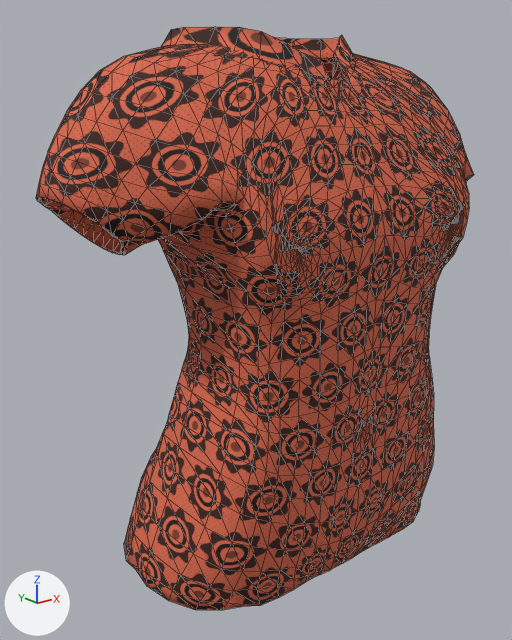
Before and after pictures for a commit that changed the glTF model client/public/assets/characters/prototype/parts/top_ankara_female.glb.
Before and after are seen from a camera (50 mm lens) standing at (-0.523, -0.631, 1.347) and looking at (-0.026, -0.01, 1.098). Arrows for +X, +Y and +Z are at lower left; the lights stay in place. The first picture is the older version. Mesh edges are drawn as thin lines.

Names of what the first picture shows: 'AWD_W_top_ankara_l0'.
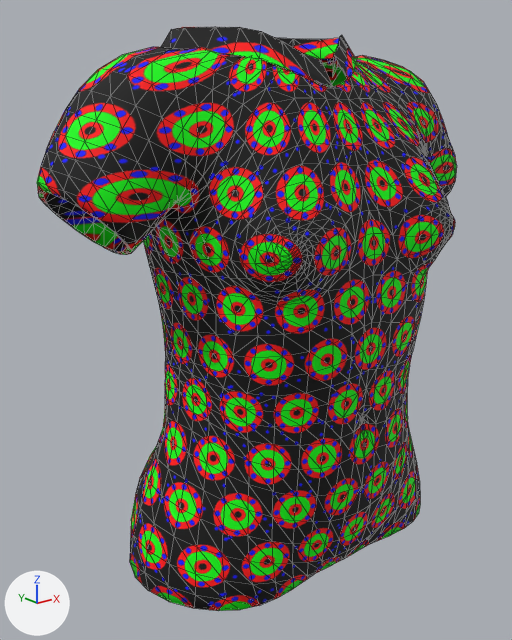
Boxes (x1, y1, x2, y2) around the edits, measured in the pictures (512 x 640 px; the box of a moved part takes in the faces that stretch with it):
'AWD_W_top_ankara_l0', reshaped
    before: (36, 27, 474, 610)
    after: (37, 27, 457, 611)
part 1 of me_awd_w_top_ankara_l0, moved or reshaped
    before: (39, 44, 464, 610)
    after: (37, 47, 457, 611)
part 2 of me_awd_w_top_ankara_l0, surface changed
    before: (36, 44, 474, 610)
    after: (37, 48, 455, 611)
part 3 of me_awd_w_top_ankara_l0, recoloured
    before: (36, 27, 474, 610)
    after: (37, 27, 457, 611)

The change, as a list of edits to the scene's bpy script:
```text
Add img_awd_ankara_mask:
    img_awd_ankara_mask = load_image('awd_ankara_mask', '_unpacked/awd_ankara_mask', 512, 512, 'sRGB')
Add mat_awd_ankara_ankara:
    mat_awd_ankara_ankara = principled_material('AWD_Ankara_ankara')
    mat_awd_ankara_ankara.texture = img_awd_ankara_mask
    mat_awd_ankara_ankara.roughness = 0.8
Change me_awd_w_top_ankara_l0:
    used by ob_awd_w_top_ankara_l0; location = (0.0, 0.0, 0.0)
    remove me_awd_w_top_ankara_l0.from_pydata(...)  # 1966 vertices, 3736 faces; spans x -0.277..0.277, y -0.177..0.133, z 0.824..1.413
    add me_awd_w_top_ankara_l0.from_pydata(...)  # 1966 vertices, 3736 faces; spans x -0.275..0.275, y -0.177..0.118, z 0.83..1.413
    me_awd_w_top_ankara_l0 part 1: 1886 of 1966 vertices moved; they spanned x -0.277..0.277, y -0.177..0.133, z 0.824..1.397 and now span x -0.275..0.275, y -0.177..0.118, z 0.83..1.394; mean shift (0.0, 0.01, 0.0); largest move (-0.141, -0.164, 1.197) -> (-0.148, -0.068, 1.198)
    me_awd_w_top_ankara_l0 part 2: 2226 kept faces spanning x -0.275..0.275, y -0.176..0.115, z 0.83..1.394 get new texture (UV) coordinates
    me_awd_w_top_ankara_l0 part 3: 3696 faces spanning x -0.275..0.275, y -0.177..0.118, z 0.83..1.413 switch from mat_awd_fabric_ankara_ankara to mat_awd_ankara_ankara (picture img_awd_ankara_mask)
```
